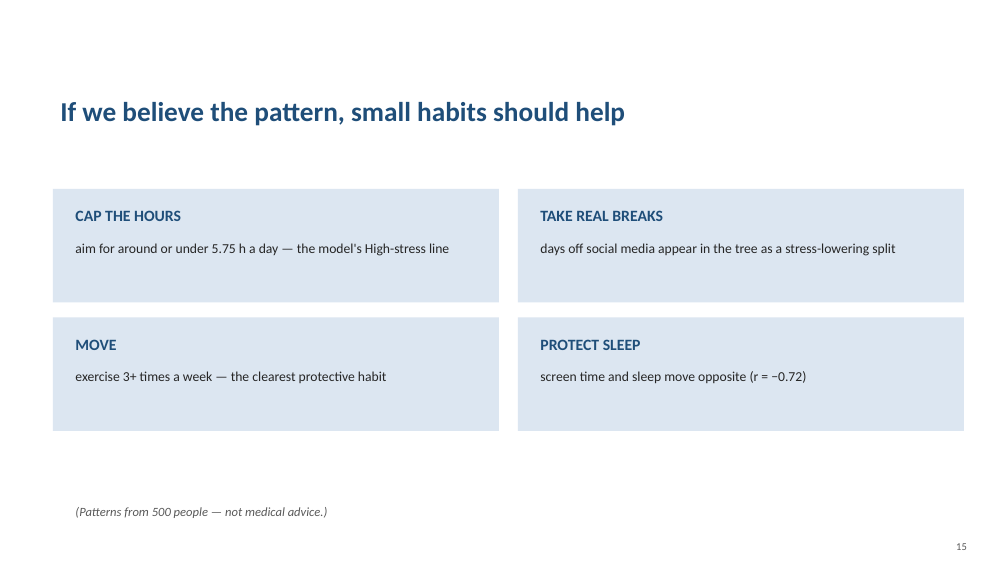
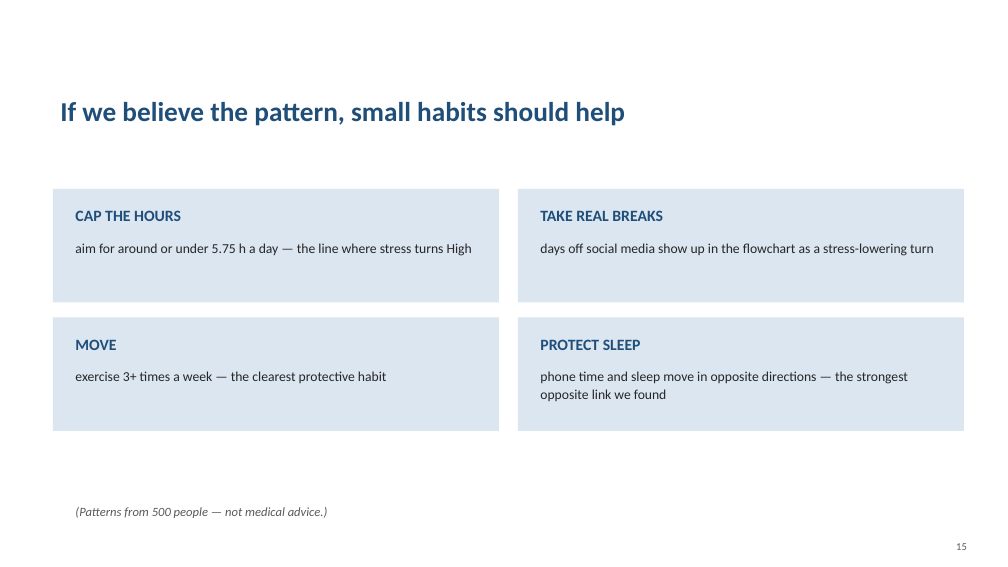
Before and after one commit to jaismine19/social-media-stress-analysis, a slide deck: slide 15 of presentation/Social_Media_Stress_Presentation.pptx. Drawn at 1008x567 pixels with LibreOffice and Linux fonts; fonts in the diff are those of the drawing. Boxes give left, top, right and bottom in pixels: in the first picture for what was removed or moved away, otherwise in the second. Text is boxed around its words. In the diff, an @@ line names an element or a change of style, - is before the commit and + after.

```diff
--- a/presentation/Social_Media_Stress_Presentation.pptx
+++ b/presentation/Social_Media_Stress_Presentation.pptx
@@ text at <box>75,243,472,256</box>: text changed @@
-aim for around or under 5.75 h a day — the model's High-stress line
+aim for around or under 5.75 h a day — the line where stress turns High
@@ text at <box>540,243,934,256</box>: text changed @@
-days off social media appear in the tree as a stress-lowering split
+days off social media show up in the flowchart as a stress-lowering turn
@@ text at <box>540,371,908,401</box>: text changed @@
-screen time and sleep move opposite (r = −0.72)
+phone time and sleep move in opposite directions — the strongest opposite link we found
```
Also in this commit, not shown: 10 other slides changed.
